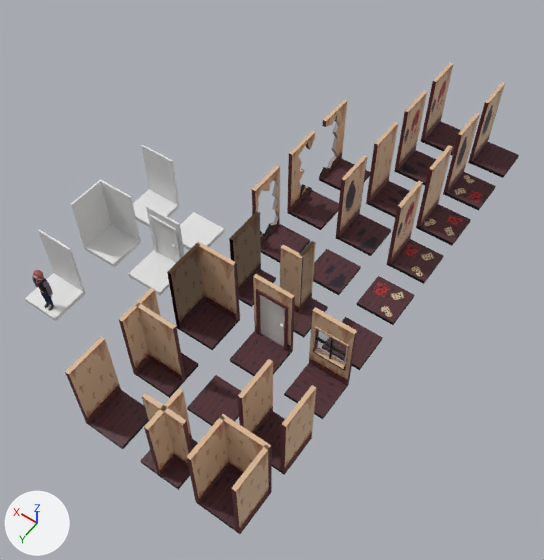
Before and after pictures for a commit that changed the Blender file Blender files/MotelTileset.blend.
One viewpoint serves both versions: a camera (50 mm lens) standing at (-21.1, 11.6, 29.0) and looking at (-7.9, -6.8, 0.0). Arrows for +X, +Y and +Z are at lower left; the lights stay in place.

Names of what the first picture shows: 'Blood Wall 3', 'Corner', 'Door Outer', 'Four Way', 'Hole Wall 3', 'Small Hall', 'Small Hall End', 'T Junction', 'Wall 1', 'Wall 3', 'Wall.R', 'Window'.
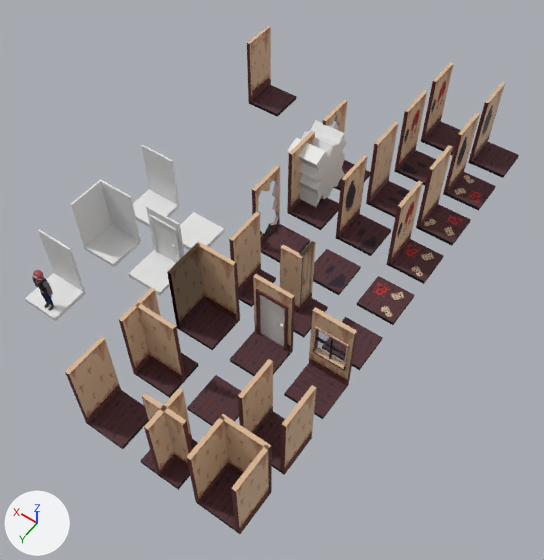
Where the newer file only moved an object's origin or applied its transform, the numbers keep the older frame.

What the commit changed:
Mesh me_cube_024 is new.
It has 28 vertices, 28 faces and spans x 0.0..0.2, y -1.22..1.19, z 0.0..4.22.
It uses material mat_alt_wall (picture img_moteltileset_two_png).
Mesh me_cube_021 is new.
It is a box spanning x -1.0..1.0, y -1.0..1.0, z -0.1..0.1.
It uses material mat_alt_wall (picture img_moteltileset_two_png).
Object 'Cube' (ob_cube) is now shown.
Object 'Cube.034' (ob_cube_034) moves from (-8.0, -6.0, 0.0) to (0.0, -18.0, 0.0).
Object 'Cube.034' (ob_cube_034) gains a BOOLEAN modifier named 'Boolean'.
Modifier setting: object = ob_wall_1_003.
Object 'Wall 1.003' (ob_wall_1_003) is new; it shows me_cube_024.
Its location is (0.9, -18.0, 0.1).
Its scale is (1.01, 0.787, 0.899).
Object 'Wall 1.002' (ob_wall_1_002) is new; it shows me_cube_021.
Its location is (0.0, -18.0, 0.0).

Boxes [x1, y1, x2, y2] around the edits, measured in the pictures (544 x 560 px):
'Cube', shown
    after: [287, 120, 347, 207]
'Wall 1.003', added (brown)
    after: [251, 32, 270, 100]
'Wall 1.002', added (brown)
    after: [251, 85, 296, 117]
'Cube.034', moved, modifiers changed, reshaped (not visible before)
    after: [247, 26, 271, 105]
